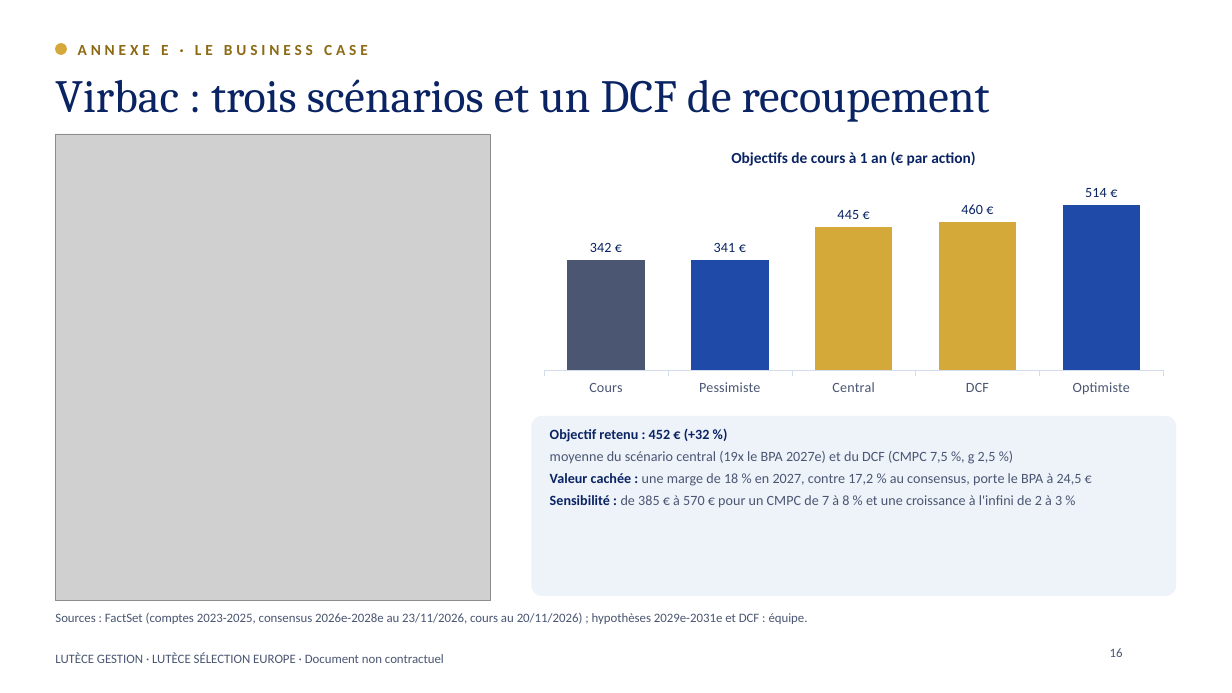
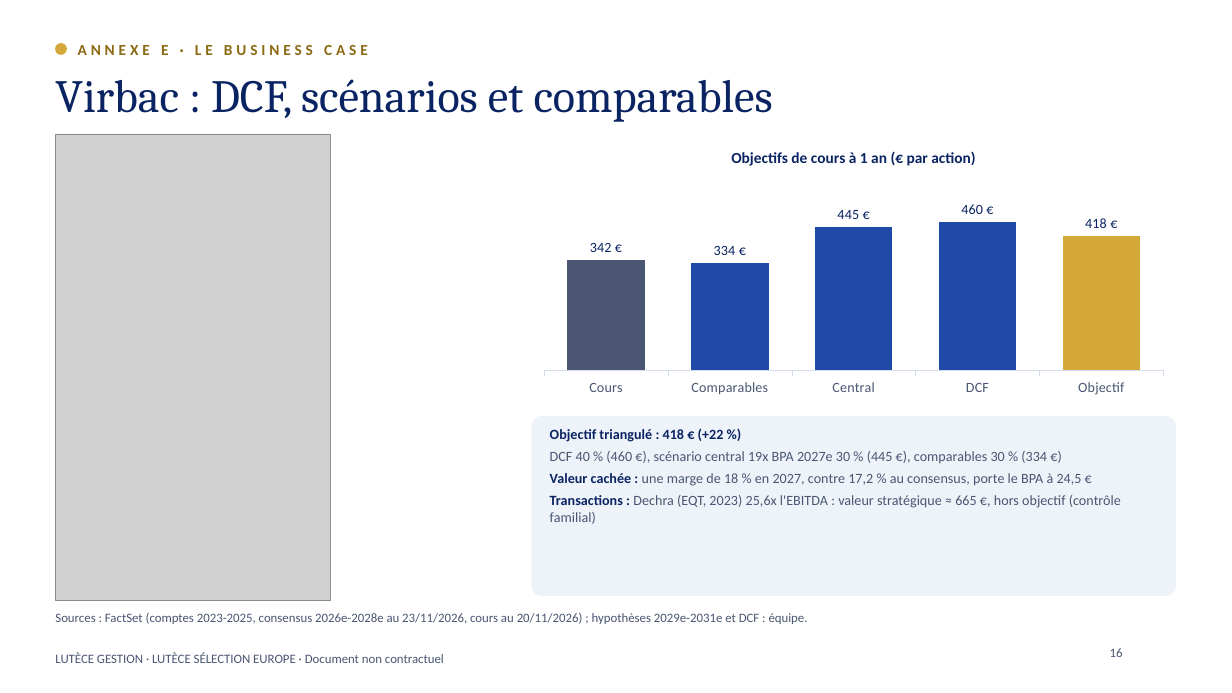
Before and after one commit to charlesarthurfrancois-sys/ponytail, a slide deck: slide 16 of student-challenge/Lutece_Selection_Europe_Student_Challenge.pptx. Drawn at 1232x693 pixels with LibreOffice and Linux fonts; fonts in the diff are those of the drawing; grey boxes stand for pictures; background and template pictures are left out. Boxes give left, top, right and bottom in pixels: in the first picture for what was removed or moved away, otherwise in the second. Text is boxed around its words. In the diff, an @@ line names an element or a change of style, - is before the commit and + after.

```diff
--- a/student-challenge/Lutece_Selection_Europe_Student_Challenge.pptx
+++ b/student-challenge/Lutece_Selection_Europe_Student_Challenge.pptx
@@ title at <box>55,79,773,122</box>: text changed @@
-Virbac : trois scénarios et un DCF de recoupement
+Virbac : DCF, scénarios et comparables
@@ picture: place and size @@
-picture at <box>55,134,490,601</box>
+picture at <box>55,134,331,601</box>
@@ column chart at <box>531,134,1177,402</box> @@
-categories: Cours, Pessimiste, Central, DCF, Optimiste
+categories: Cours, Comparables, Central, DCF, Objectif
-Series 1: 342, 341, 445, 460, 514
+Series 1: 342, 334, 445, 460, 418
@@ colours of single points changed @@
@@ text at <box>550,428,1047,463</box>: text changed @@
-Objectif retenu : 452 € (+32 %)
-moyenne du scénario central (19x le BPA 2027e) et du DCF (CMPC 7,5 %, g 2,5 %)
+Objectif triangulé : 418 € (+22 %)
+DCF 40 % (460 €), scénario central 19x BPA 2027e 30 % (445 €), comparables 30 % (334 €)
@@ text at <box>550,495,1121,524</box>: text changed @@
-Sensibilité : de 385 € à 570 € pour un CMPC de 7 à 8 % et une croissance à l'infini de 2 à 3 %
+Transactions : Dechra (EQT, 2023) 25,6x l'EBITDA : valeur stratégique ≈ 665 €, hors objectif (contrôle familial)
```
Also in this commit, not shown: 3 other slides changed, 3 other files.
